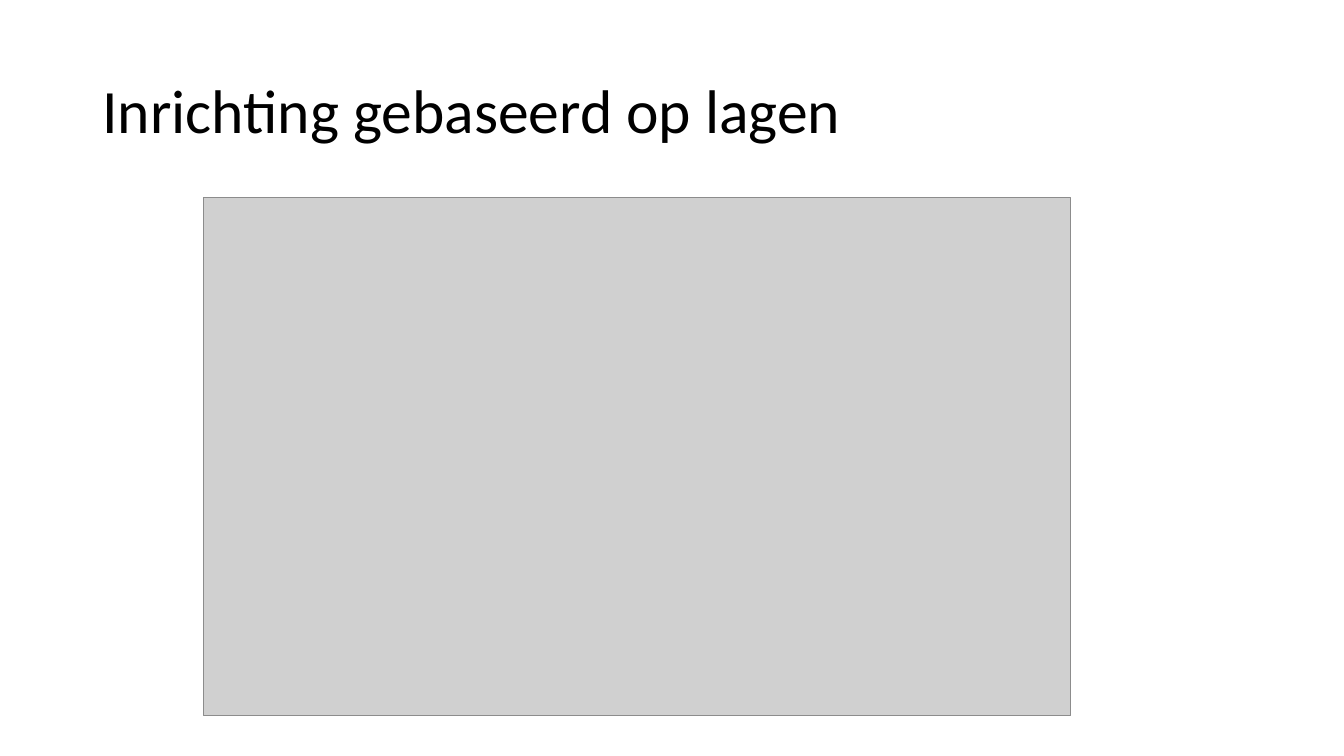
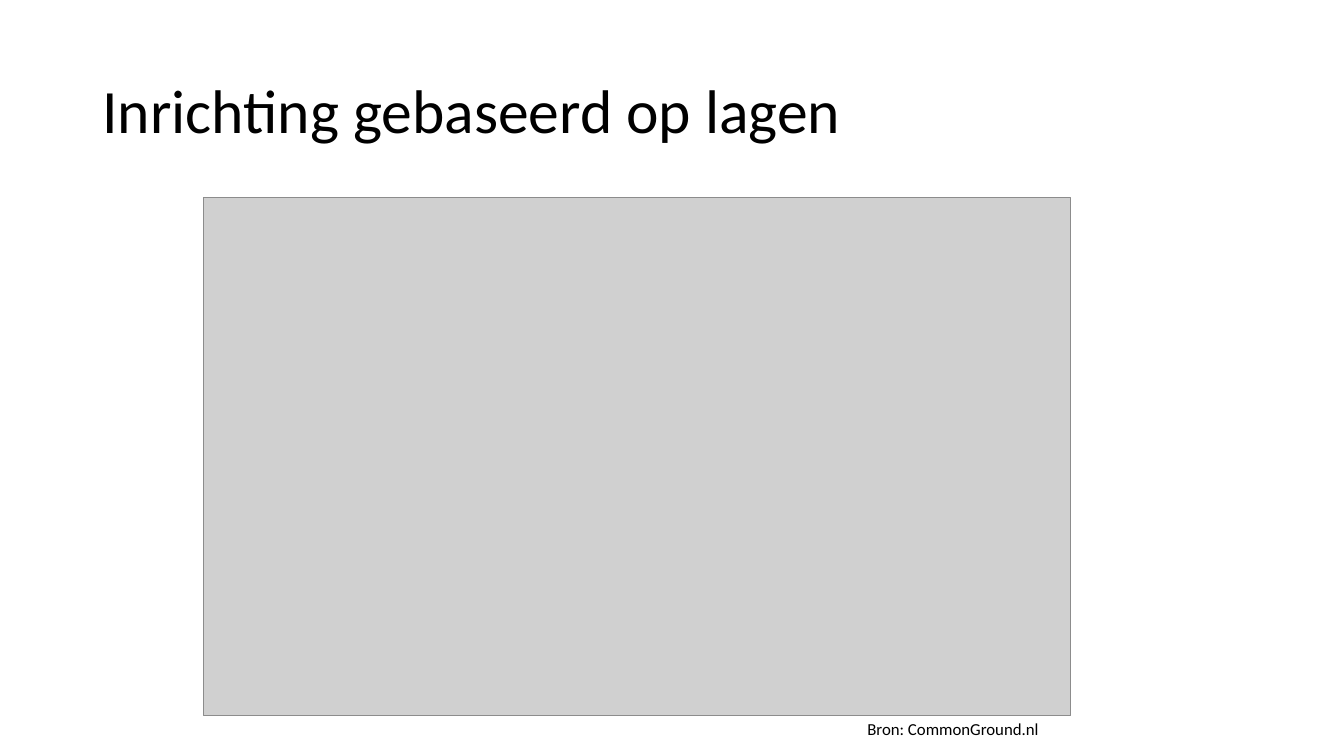
Before and after one commit to FrieseWoudloper/web-api-workshop, a slide deck: slide 7 of slides/Presentatie Web API's.pptx. Drawn at 1344x756 pixels with LibreOffice and Linux fonts; fonts in the diff are those of the drawing; grey boxes stand for pictures. Boxes give left, top, right and bottom in pixels: in the first picture for what was removed or moved away, otherwise in the second. Text is boxed around its words. In the diff, an @@ line names an element or a change of style, - is before the commit and + after.

```diff
--- a/slides/Presentatie Web API's.pptx
+++ b/slides/Presentatie Web API's.pptx
@@ text added at (x1=867, y1=723, x2=1039, y2=735), 12 pt, text #000000 @@
+Bron: CommonGround.nl
```
Also in this commit, not shown: 6 other slides changed, 1 slide added, 1 other file.
